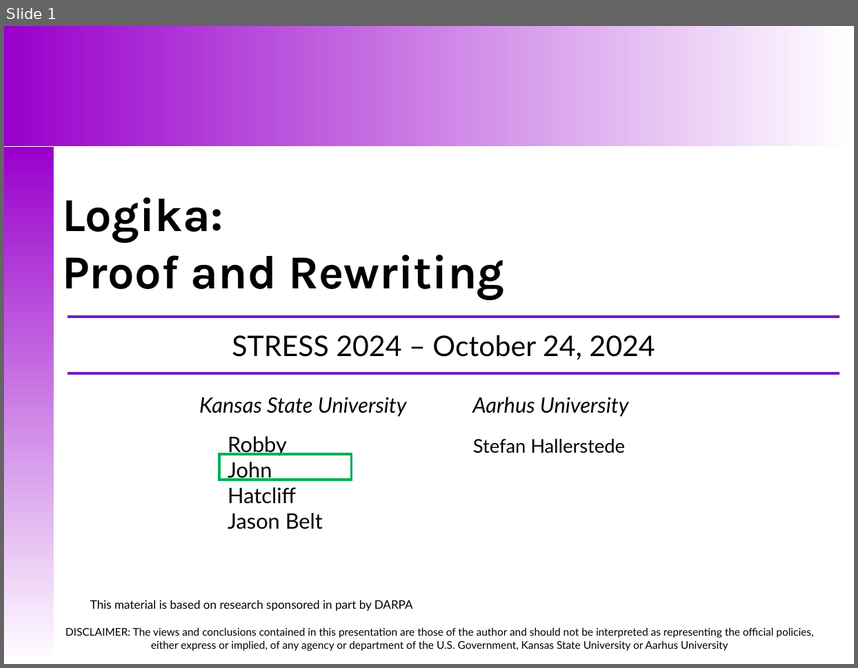
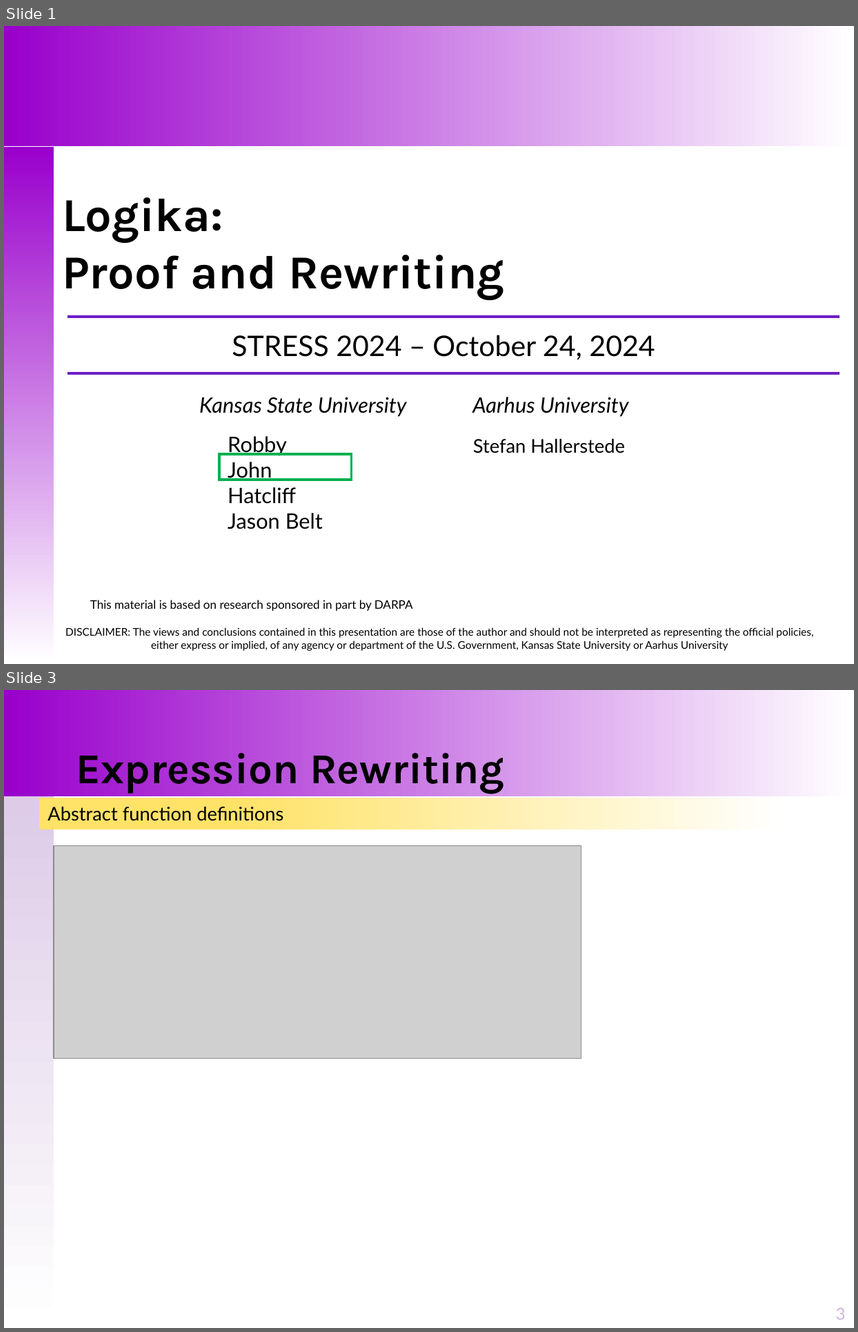
Before and after one commit to santoslab/stress24, a slide deck: slides/A-01-01-Proofs-Rewriting.pptx. Shown one above the other, each under a label of ours: slide 1 before the commit, slides 1 and 3 after it; the slides between them are not shown. The pictures are 858x668 and 858x1332 pixels, drawn with LibreOffice and Linux fonts; fonts in the diff are those of the drawing; grey boxes stand for pictures. Boxes give left, top, right and bottom in pixels: in the first picture for what was removed or moved away, otherwise in the second. Text is boxed around its words. In the diff, an @@ line names an element or a change of style, - is before the commit and + after.

Commit message:
added slides on rewriting

```diff
--- a/slides/A-01-01-Proofs-Rewriting.pptx
+++ b/slides/A-01-01-Proofs-Rewriting.pptx
@@ slide 3 added at [4, 690, 854, 1328], background #FFFFFF @@
@@ rectangle added at [4, 690, 854, 796], fill gradient #9900CC to #FFFFFF @@
@@ title added at [76, 745, 504, 793], 36 pt, text #000000, bold @@
+Expression Rewriting
@@ rectangle added at [5, 796, 54, 1327], fill gradient #DDCBE7 to #FFFFFF @@
@@ rectangle added at [40, 798, 785, 829], fill gradient #FFFFFF to #FFE267, 16 pt, text #000000 @@
+Abstract function definitions
@@ picture added at [53, 845, 582, 1058] @@
@@ page number added at [836, 1308, 846, 1319], 14 pt, text #D0B6DE @@
+3
```
Also in this commit, not shown: 1 slide changed, 4 other slides added, 10 other files.
